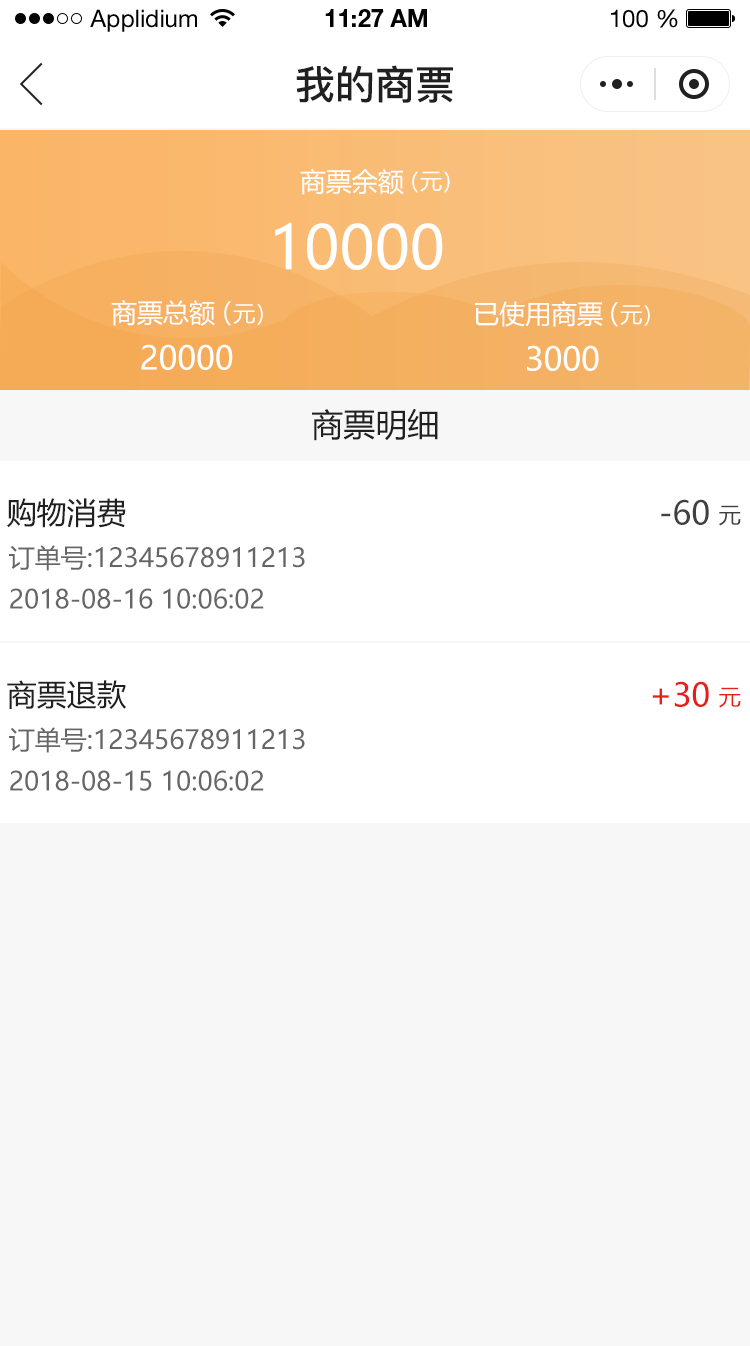
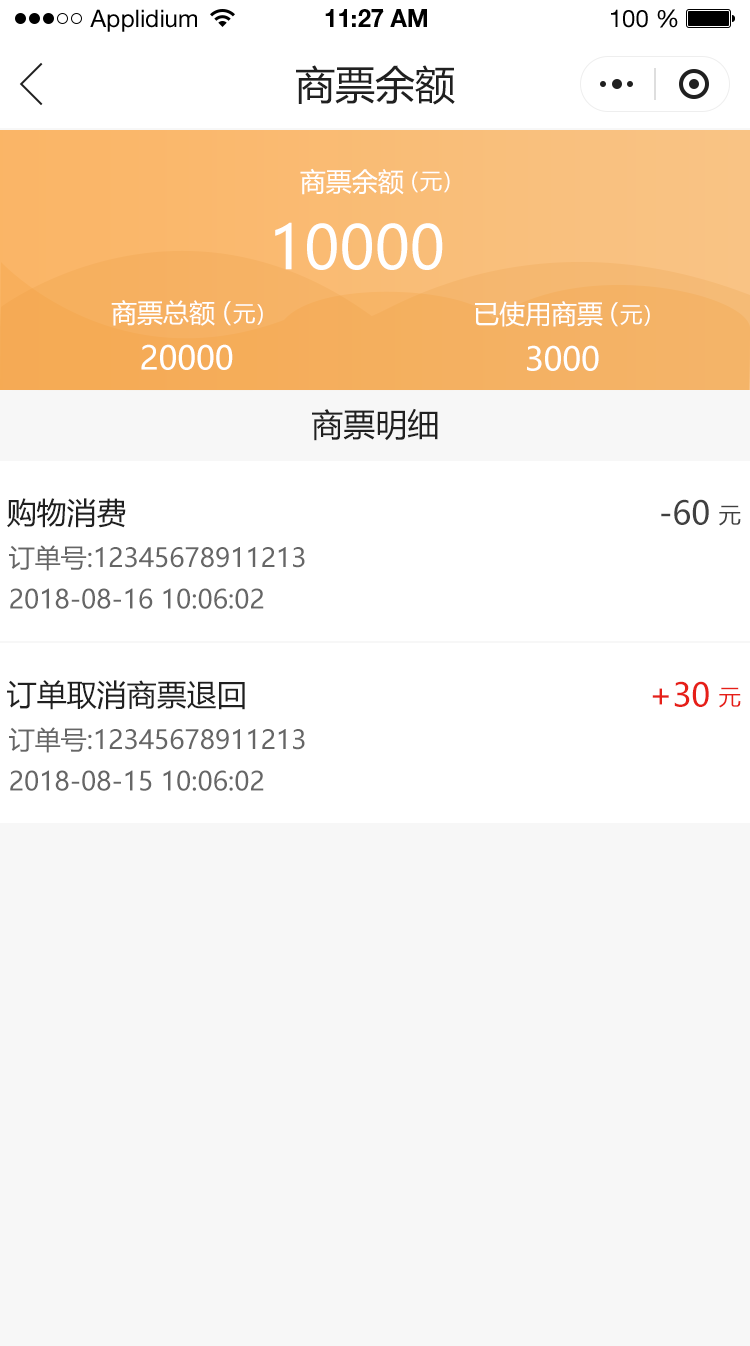
Before/after of a 750 × 1346 layered artwork. What changed in the layer stack:
renamed "商票退款" to "订单取消商票退回", painted on it over [7,680,245,710]
renamed "我的商票" to "商票余额", painted on it over [296,65,455,105]
